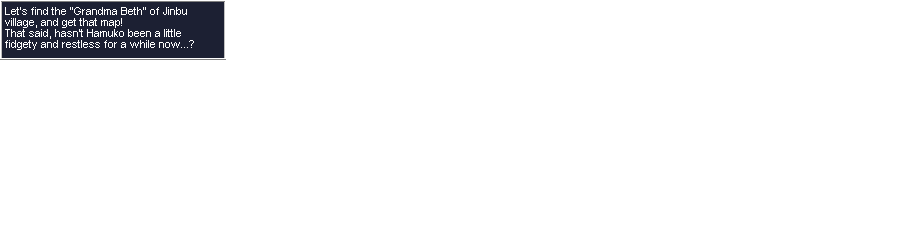
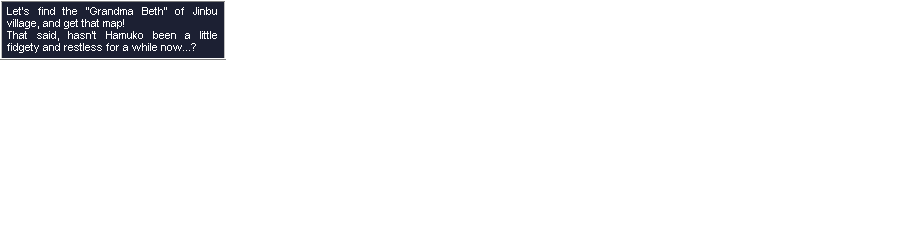
Comparing the layer stacks of the two 904×240 images. Changes:
added group "EN Sample" with 2 layers above "JP Sample" over [7, 7, 217, 53]
renamed "English" to "EN 4 Lines", moved it into group "EN Sample", painted on it over [5, 7, 217, 53]
added group "JP Sample" with 4 layers above "BG" over [5, 7, 217, 53]
